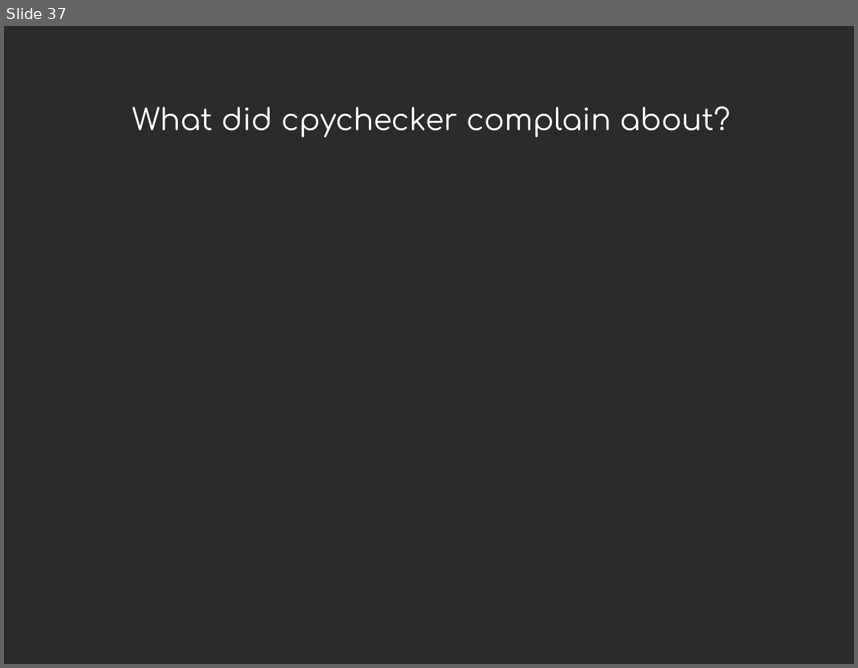
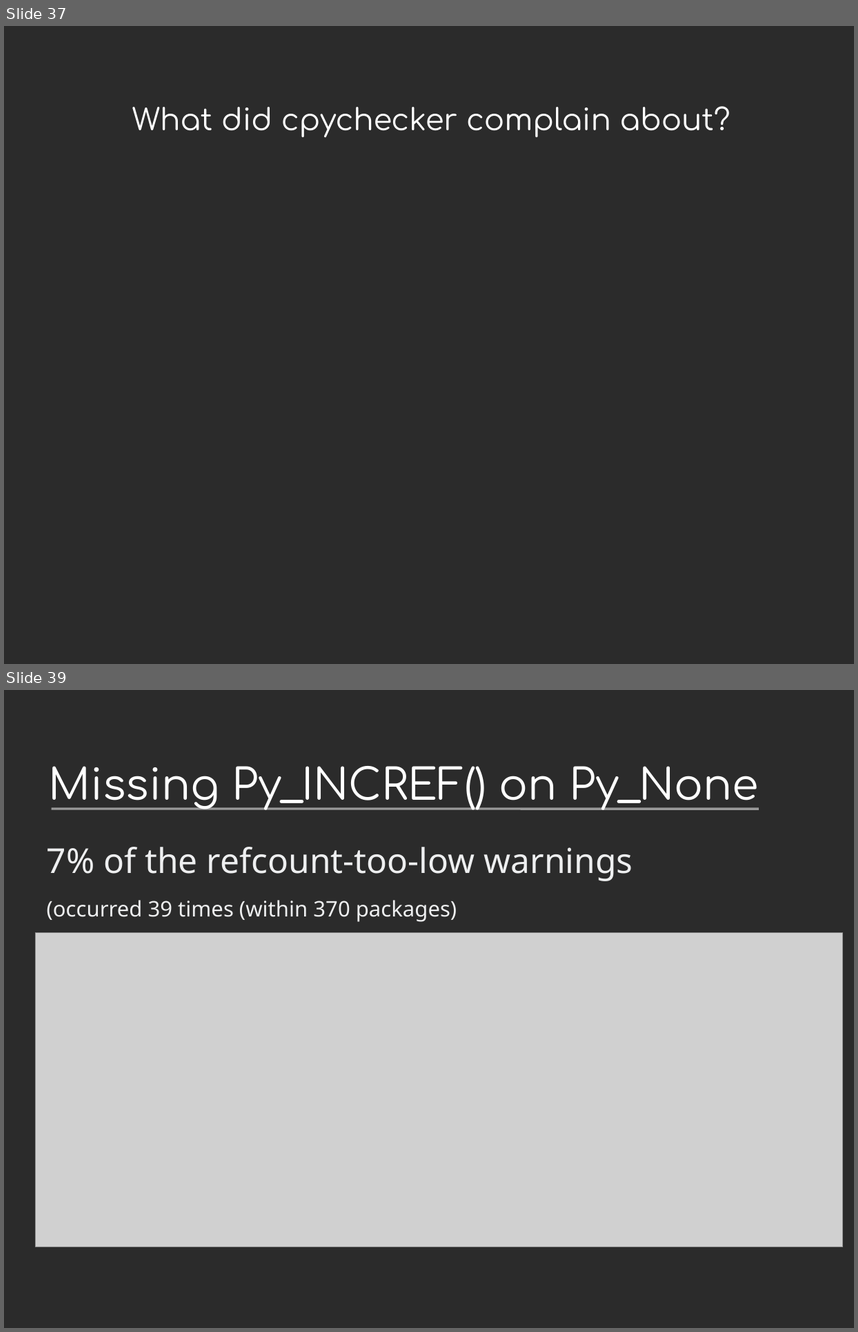
Before and after one commit to davidmalcolm/PyCon-US-2013-Talk, a slide deck: Death By 1000 Leaks - Static Analysis of Hundreds of Python Extension Modules.odp. Shown one above the other, each under a label of ours: slide 37 before the commit, slides 37 and 39 after it; the slides between them are not shown. The pictures are 858x668 and 858x1332 pixels, drawn with LibreOffice and Linux fonts; fonts in the diff are those of the drawing; grey boxes stand for pictures; background and template pictures are left out; a plain dark background stands for a picture behind light text. Boxes give left, top, right and bottom in pixels: in the first picture for what was removed or moved away, otherwise in the second. Text is boxed around its words. In the diff, an @@ line names an element or a change of style, - is before the commit and + after.

```diff
--- a/Death By 1000 Leaks - Static Analysis of Hundreds of Python Extension Modules.odp
+++ b/Death By 1000 Leaks - Static Analysis of Hundreds of Python Extension Modules.odp
@@ slide 39 added at <box>4,690,854,1328</box>, background picture (left out) @@
@@ title added at <box>49,766,759,810</box>, 40 pt, text #FFFFFF @@
+Missing Py_INCREF() on Py_None
@@ line added from (51, 809) to (759, 809), #999999 2.15 pt @@
@@ text added at <box>47,847,633,922</box>, 20 pt, text #EEEFF0 @@
+7% of the refcount-too-low warnings
+(occurred 39 times (within 370 packages)
@@ picture added at <box>36,933,843,1247</box> @@
```
Also in this commit, not shown: 2 slides changed, 4 other slides added, 4 other files.
